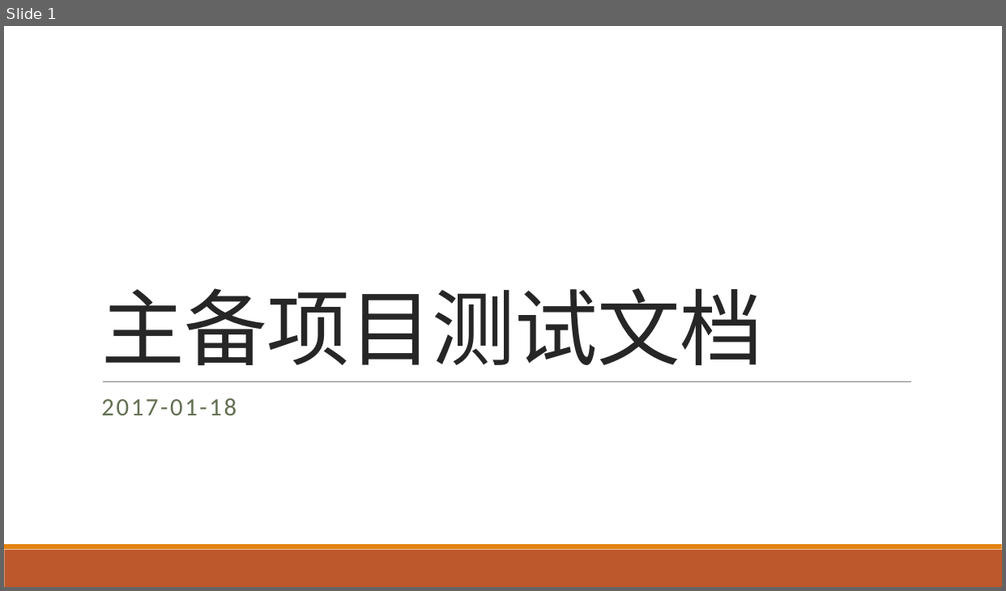
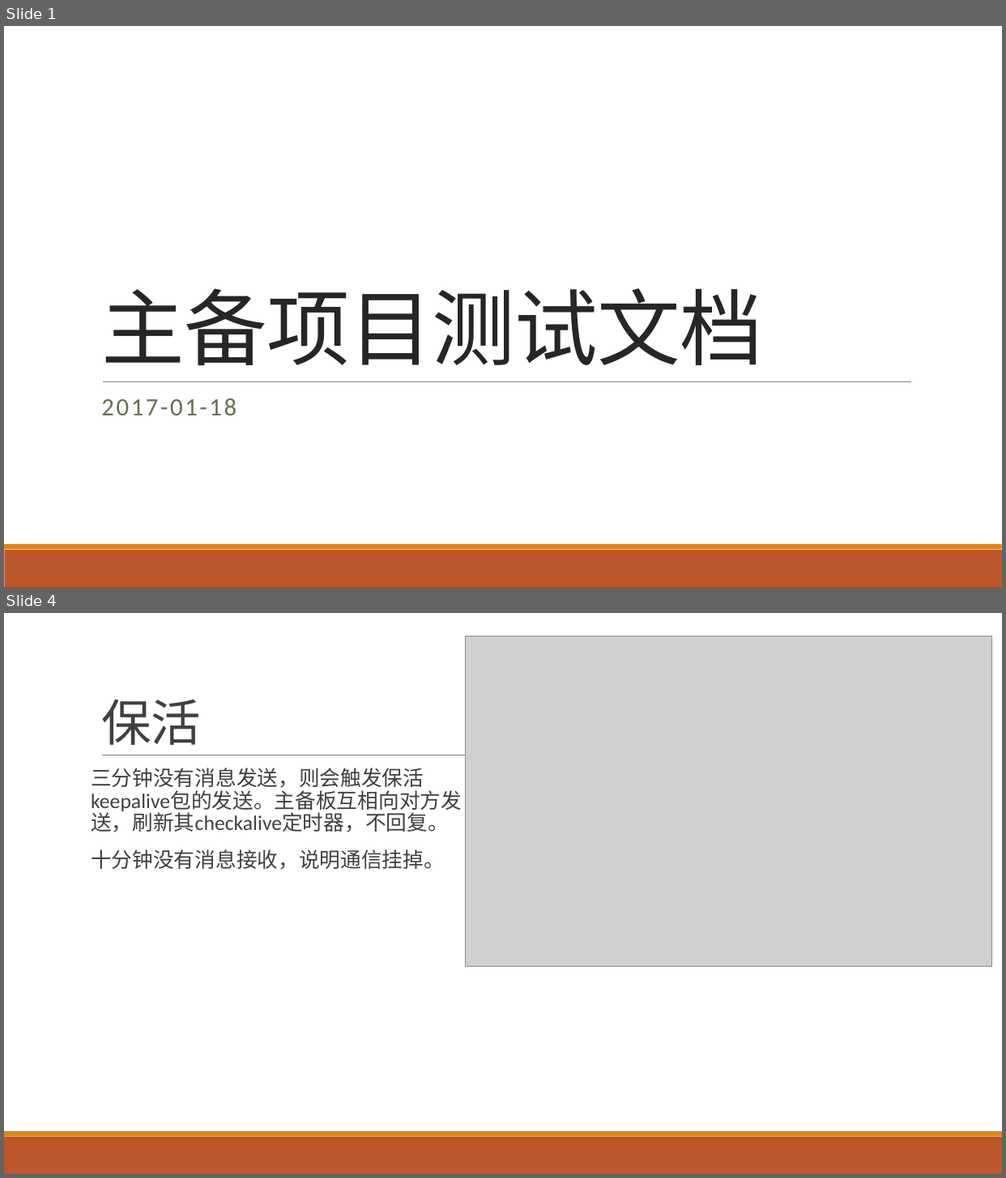
Before and after one commit to gcy346447065/reliable_sync, a slide deck: 测试记录.pptx. Shown one above the other, each under a label of ours: slide 1 before the commit, slides 1 and 4 after it; the slides between them are not shown. The pictures are 1006x591 and 1006x1178 pixels, drawn with LibreOffice and Linux fonts; fonts in the diff are those of the drawing; grey boxes stand for pictures. Boxes give left, top, right and bottom in pixels: in the first picture for what was removed or moved away, otherwise in the second. Text is boxed around its words. In the diff, an @@ line names an element or a change of style, - is before the commit and + after.

```diff
--- a/测试记录.pptx
+++ b/测试记录.pptx
@@ slide 4 added at box(4, 613, 1002, 1174), background #FFFFFF; not listed: 2 template elements that a slide beside it also shows @@
@@ picture added at box(466, 636, 992, 967) @@
@@ title added at box(101, 699, 200, 745), 48 pt, text #404040 @@
+保活
@@ line added from (102, 756) to (918, 756), #808080 0.5 pt @@
@@ text added at box(91, 768, 462, 870), 20 pt, text #404040 @@
+  三分钟没有消息发送，则会触发保活keepalive包的发送。主备板互相向对方发送，刷新其checkalive定时器，不回复。
+  十分钟没有消息接收，说明通信挂掉。
```
Also in this commit, not shown: 1 slide changed, 3 other slides added, 3 slides removed.
